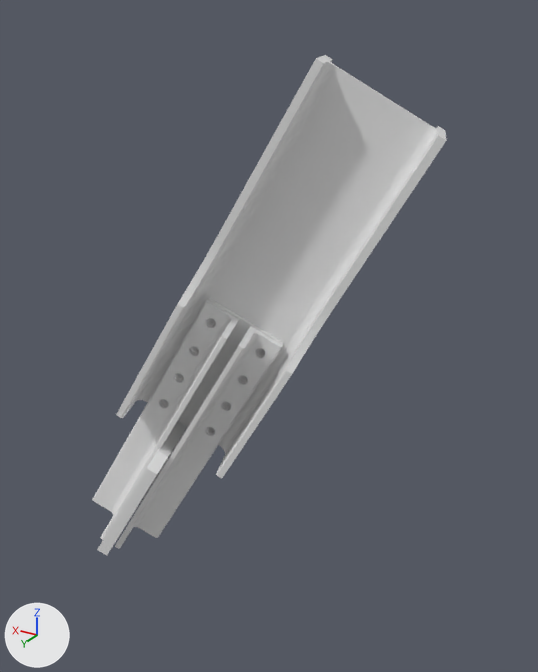
Two versions of the Blender file content/tension/T20/models/brace-1.blend, one commit apart.
Rendered twice from a camera (50 mm lens) standing at (-900.0, 1132.0, 904.0) and looking at (-159.0, -104.0, 285.0). Every picture has the same lights, and +X, +Y and +Z are marked at lower left.

In view in the first picture: 'Bolt', 'Gusset', 'L-Type-1.001', 'L-Type-2', 'L-Type-2.001', 'Web-Plate', 'Web-Plate.001', 'Wide-Flange'.
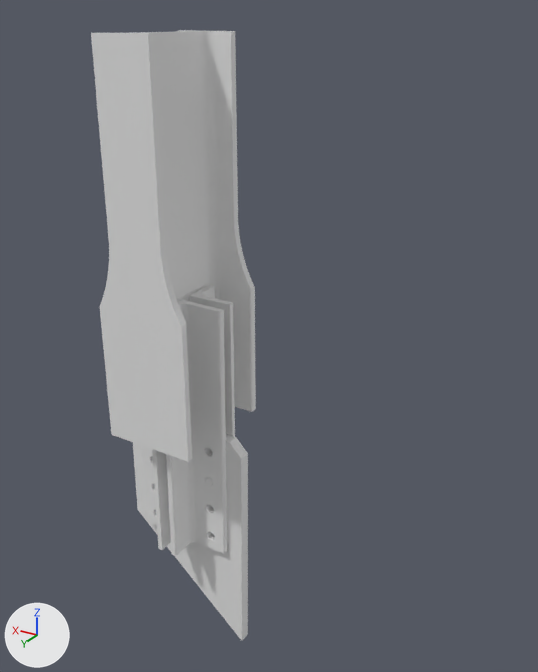
Diff of the bpy script that builds the scene:
```diff
--- a/content/tension/T20/models/brace-1.blend.py
+++ b/content/tension/T20/models/brace-1.blend.py
@@ ob_wide_flange @@
 ob_wide_flange = bpy.data.objects.new('Wide-Flange', me_wide_flange)
-ob_wide_flange.location = (0.0, -3.0, 79.0)
-ob_wide_flange.rotation_euler = (0.516, 0.0, -1.228)  # degrees (30, 0, -70)
+ob_wide_flange.location = (2.0, -14.0, 77.0)
+ob_wide_flange.rotation_euler = (-0.00033, 0.00135, -3.142)  # degrees (0, 0.1, -180)
@@ ob_web_plate @@
 ob_web_plate.location = (-2.0, -13.0, 87.0)
-ob_web_plate.rotation_euler = (0.516, 0.0, -1.228)  # degrees (30, 0, -70)
+ob_web_plate.rotation_euler = (0.0036, -0.0215, -3.145)  # degrees (0.2, -1.2, -180)
@@ ob_web_plate_001 @@
 ob_web_plate_001 = bpy.data.objects.new('Web-Plate.001', me_web_plate_001)
-ob_web_plate_001.location = (-8.0, 3.0, 88.0)
-ob_web_plate_001.rotation_euler = (0.516, 0.0, -1.228)  # degrees (30, 0, -70)
+ob_web_plate_001.location = (10.0, -14.0, 88.0)
+ob_web_plate_001.rotation_euler = (0.00347, 0.0137, -3.145)  # degrees (0.2, 0.8, -180)
@@ ob_l_type_1_001 @@
 ob_l_type_1_001 = bpy.data.objects.new('L-Type-1.001', me_l_type_1_001)
-ob_l_type_1_001.location = (-152.0, -43.0, 329.0)
-ob_l_type_1_001.rotation_euler = (3.138, 0.516, 3.474)  # degrees (180, 30, 199)
+ob_l_type_1_001.location = (12.0, 0.0, 372.0)
+ob_l_type_1_001.rotation_euler = (3.129, 0.00352, 1.558)  # degrees (179, 0.2, 89)
@@ ob_l_type_2 @@
 ob_l_type_2 = bpy.data.objects.new('L-Type-2', me_l_type_2)
-ob_l_type_2.location = (135.0, 31.0, -190.0)
-ob_l_type_2.rotation_euler = (0.0000418, 0.516, -2.799)  # degrees (0, 30, -160)
+ob_l_type_2.location = (-7.0, -2.0, -223.0)
+ob_l_type_2.rotation_euler = (-0.0137, 0.00347, -4.716)  # degrees (-0.8, 0.2, -270)
@@ ob_l_type_2_001 @@
 ob_l_type_2_001 = bpy.data.objects.new('L-Type-2.001', me_l_type_2_001)
-ob_l_type_2_001.location = (147.0, 62.0, -177.0)
-ob_l_type_2_001.rotation_euler = (-0.000436, -0.516, 0.344)  # degrees (0, -30, 20)
+ob_l_type_2_001.location = (19.0, -28.0, -225.0)
+ob_l_type_2_001.rotation_euler = (0.0137, -0.00348, -1.574)  # degrees (0.8, -0.2, -90)
@@ ob_gusset @@
 ob_gusset = bpy.data.objects.new('Gusset', me_gusset)
-ob_gusset.location = (15.0, 1.0, 81.0)
-ob_gusset.rotation_euler = (-0.0117, -3.66, 0.327)  # degrees (-0.7, -210, 19)
+ob_gusset.location = (2.0, -28.0, 71.0)
+ob_gusset.rotation_euler = (-0.0177, -3.148, -1.588)  # degrees (-1, -180, -91)
@@ ob_bolt @@
 ob_bolt = bpy.data.objects.new('Bolt', me_bolt)
-ob_bolt.location = (58.0, -65.0, -34.0)
+ob_bolt.location = (-74.0, 12.0, -40.0)
 ob_bolt.rotation_euler = (-1.083, 0.0, -1.228)  # degrees (-62, 0, -70)
```

Boxes (x1, y1, x2, y2) around the edits, measured in the pictures (538 x 672 px):
'Wide-Flange', moved, turned
    before: (116, 55, 447, 478)
    after: (91, 30, 256, 462)
'L-Type-2', moved, turned
    before: (136, 348, 264, 511)
    after: (166, 300, 227, 556)
'L-Type-1.001', moved, turned
    before: (115, 326, 283, 549)
    after: (141, 445, 171, 550)
'Gusset', moved, turned
    before: (97, 421, 187, 555)
    after: (133, 434, 248, 641)
'L-Type-2.001', moved, turned (not visible afterwards)
    before: (92, 300, 239, 540)
'Web-Plate.001', moved, turned (not visible afterwards)
    before: (161, 298, 283, 433)
'Web-Plate', turned
    before: (195, 318, 265, 428)
    after: (177, 285, 207, 302)
'Bolt', moved (not visible before)
    after: (206, 477, 213, 486)
'L-Type-1', unchanged, uncovered by the edit
    after: (189, 285, 235, 437)
